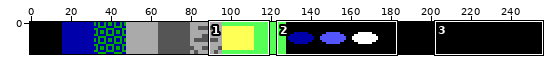
Edited in one commit: pixel-art file (assets/tileset.aseprite). The picture above shows the old version from afar; the outline marks the close-up.
Close-up. Before the edit:
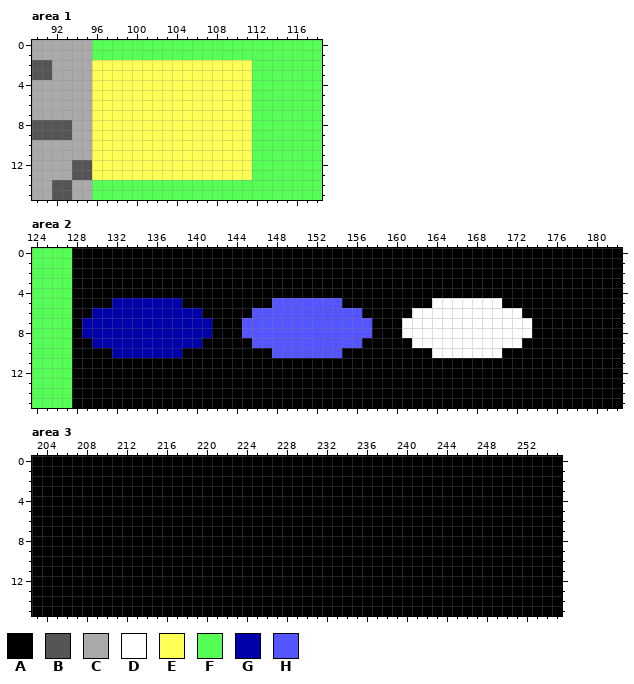
256x16 pixels, 1 frame. Shown: area 1: x 90..118, y 0..15; area 2: x 124..182, y 0..15; area 3: x 203..255, y 0..15.
Palette (. is transparent): A #000000  B #555555  C #aaaaaa  D #ffffff  E #ffff55  F #55ff55  G #0000aa  H #5555ff
Pixels before, area 1, first column x 90:
 0 CCCCCCFFFFFFFFFFFFFFFFFFFFFFF
 1 CCCCCCFFFFFFFFFFFFFFFFFFFFFFF
 2 BBCCCCEEEEEEEEEEEEEEEEFFFFFFF
 3 BBCCCCEEEEEEEEEEEEEEEEFFFFFFF
 4 CCCCCCEEEEEEEEEEEEEEEEFFFFFFF
 5 CCCCCCEEEEEEEEEEEEEEEEFFFFFFF
 6 CCCCCCEEEEEEEEEEEEEEEEFFFFFFF
 7 CCCCCCEEEEEEEEEEEEEEEEFFFFFFF
 8 BBBBCCEEEEEEEEEEEEEEEEFFFFFFF
 9 BBBBCCEEEEEEEEEEEEEEEEFFFFFFF
10 CCCCCCEEEEEEEEEEEEEEEEFFFFFFF
11 CCCCCCEEEEEEEEEEEEEEEEFFFFFFF
12 CCCCBBEEEEEEEEEEEEEEEEFFFFFFF
13 CCCCBBEEEEEEEEEEEEEEEEFFFFFFF
14 CCBBCCFFFFFFFFFFFFFFFFFFFFFFF
15 CCBBCCFFFFFFFFFFFFFFFFFFFFFFF
Pixels before, area 2, first column x 124:
 0 FFFFAAAAAAAAAAAAAAAAAAAAAAAAAAAAAAAAAAAAAAAAAAAAAAAAAAAAAAA
 1 FFFFAAAAAAAAAAAAAAAAAAAAAAAAAAAAAAAAAAAAAAAAAAAAAAAAAAAAAAA
 2 FFFFAAAAAAAAAAAAAAAAAAAAAAAAAAAAAAAAAAAAAAAAAAAAAAAAAAAAAAA
 3 FFFFAAAAAAAAAAAAAAAAAAAAAAAAAAAAAAAAAAAAAAAAAAAAAAAAAAAAAAA
 4 FFFFAAAAAAAAAAAAAAAAAAAAAAAAAAAAAAAAAAAAAAAAAAAAAAAAAAAAAAA
 5 FFFFAAAAGGGGGGGAAAAAAAAAHHHHHHHAAAAAAAAADDDDDDDAAAAAAAAAAAA
 6 FFFFAAGGGGGGGGGGGAAAAAHHHHHHHHHHHAAAAADDDDDDDDDDDAAAAAAAAAA
 7 FFFFAGGGGGGGGGGGGGAAAHHHHHHHHHHHHHAAADDDDDDDDDDDDDAAAAAAAAA
 8 FFFFAGGGGGGGGGGGGGAAAHHHHHHHHHHHHHAAADDDDDDDDDDDDDAAAAAAAAA
 9 FFFFAAGGGGGGGGGGGAAAAAHHHHHHHHHHHAAAAADDDDDDDDDDDAAAAAAAAAA
10 FFFFAAAAGGGGGGGAAAAAAAAAHHHHHHHAAAAAAAAADDDDDDDAAAAAAAAAAAA
11 FFFFAAAAAAAAAAAAAAAAAAAAAAAAAAAAAAAAAAAAAAAAAAAAAAAAAAAAAAA
12 FFFFAAAAAAAAAAAAAAAAAAAAAAAAAAAAAAAAAAAAAAAAAAAAAAAAAAAAAAA
13 FFFFAAAAAAAAAAAAAAAAAAAAAAAAAAAAAAAAAAAAAAAAAAAAAAAAAAAAAAA
14 FFFFAAAAAAAAAAAAAAAAAAAAAAAAAAAAAAAAAAAAAAAAAAAAAAAAAAAAAAA
15 FFFFAAAAAAAAAAAAAAAAAAAAAAAAAAAAAAAAAAAAAAAAAAAAAAAAAAAAAAA
Pixels before, area 3, first column x 203:
 0 AAAAAAAAAAAAAAAAAAAAAAAAAAAAAAAAAAAAAAAAAAAAAAAAAAAAA
 1 AAAAAAAAAAAAAAAAAAAAAAAAAAAAAAAAAAAAAAAAAAAAAAAAAAAAA
 2 AAAAAAAAAAAAAAAAAAAAAAAAAAAAAAAAAAAAAAAAAAAAAAAAAAAAA
 3 AAAAAAAAAAAAAAAAAAAAAAAAAAAAAAAAAAAAAAAAAAAAAAAAAAAAA
 4 AAAAAAAAAAAAAAAAAAAAAAAAAAAAAAAAAAAAAAAAAAAAAAAAAAAAA
 5 AAAAAAAAAAAAAAAAAAAAAAAAAAAAAAAAAAAAAAAAAAAAAAAAAAAAA
 6 AAAAAAAAAAAAAAAAAAAAAAAAAAAAAAAAAAAAAAAAAAAAAAAAAAAAA
 7 AAAAAAAAAAAAAAAAAAAAAAAAAAAAAAAAAAAAAAAAAAAAAAAAAAAAA
 8 AAAAAAAAAAAAAAAAAAAAAAAAAAAAAAAAAAAAAAAAAAAAAAAAAAAAA
 9 AAAAAAAAAAAAAAAAAAAAAAAAAAAAAAAAAAAAAAAAAAAAAAAAAAAAA
10 AAAAAAAAAAAAAAAAAAAAAAAAAAAAAAAAAAAAAAAAAAAAAAAAAAAAA
11 AAAAAAAAAAAAAAAAAAAAAAAAAAAAAAAAAAAAAAAAAAAAAAAAAAAAA
12 AAAAAAAAAAAAAAAAAAAAAAAAAAAAAAAAAAAAAAAAAAAAAAAAAAAAA
13 AAAAAAAAAAAAAAAAAAAAAAAAAAAAAAAAAAAAAAAAAAAAAAAAAAAAA
14 AAAAAAAAAAAAAAAAAAAAAAAAAAAAAAAAAAAAAAAAAAAAAAAAAAAAA
15 AAAAAAAAAAAAAAAAAAAAAAAAAAAAAAAAAAAAAAAAAAAAAAAAAAAAA
And afterwards:
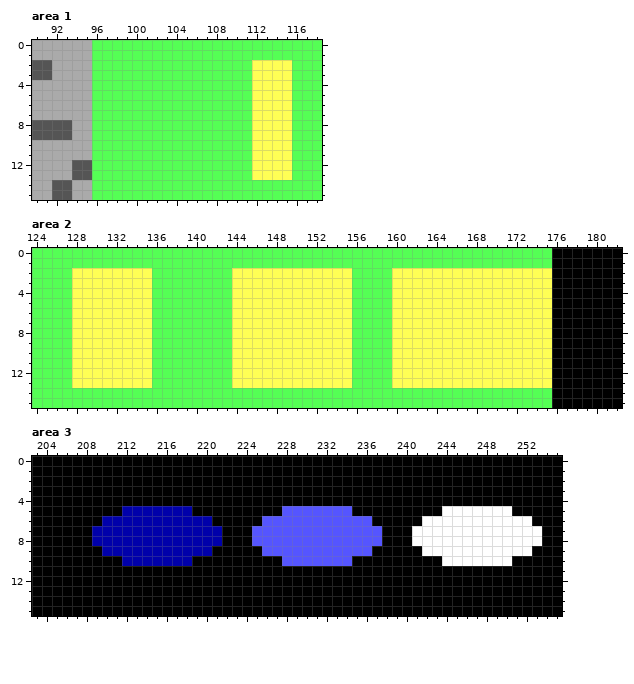
Difference:
Area 1:
Colour E replaces colour F in rows 2 to 13 at x 112 to 115.
Colour F replaces colour E in rows 2 to 13 at x 96 to 111.
Area 2:
Colour E replaces colour A in rows 2 to 4 at x 128 to 135, 144 to 155 and 160 to 175; in row 5 at x 128 to 131, 144 to 147, 155, 160 to 163 and 171 to 175; in row 6 at x 128 to 129, 144 to 145, 160 to 161 and 173 to 175; in rows 7 to 8 at x 128, 144, 160 and 174 to 175; in row 9 at x 128 to 129, 144 to 145, 160 to 161 and 173 to 175; in row 10 at x 128 to 131, 144 to 147, 155, 160 to 163 and 171 to 175.
Colour E replaces colour A in rows 11 to 13 at x 128 to 135, 144 to 155 and 160 to 175.
Colour E replaces colour D in row 5 at x 164 to 170; in row 6 at x 162 to 172; in rows 7 to 8 at x 161 to 173; in row 9 at x 162 to 172; in row 10 at x 164 to 170.
Colour E replaces colour G in row 5 at x 132 to 135; in row 6 at x 130 to 135; in rows 7 to 8 at x 129 to 135; in row 9 at x 130 to 135; in row 10 at x 132 to 135.
Colour E replaces colour H in row 5 at x 148 to 154; in row 6 at x 146 to 155; in rows 7 to 8 at x 145 to 155; in row 9 at x 146 to 155; in row 10 at x 148 to 154.
Colour F replaces colour A in rows 0 to 1 at x 128 to 175; in rows 2 to 4 at x 136 to 143 and 156 to 159; in row 5 at x 139 to 143 and 156 to 159; in row 6 at x 141 to 143 and 157 to 159; in rows 7 to 8 at x 142 to 143 and 158 to 159; in row 9 at x 141 to 143 and 157 to 159.
Colour F replaces colour A in row 10 at x 139 to 143 and 156 to 159; in rows 11 to 13 at x 136 to 143 and 156 to 159; in rows 14 to 15 at x 128 to 175.
Colour F replaces colour G in row 5 at x 136 to 138; in row 6 at x 136 to 140; in rows 7 to 8 at x 136 to 141; in row 9 at x 136 to 140; in row 10 at x 136 to 138.
Colour F replaces colour H in row 6 at x 156; in rows 7 to 8 at x 156 to 157; in row 9 at x 156.
Area 3:
Colour D replaces colour A in row 5 at x 244 to 250; in row 6 at x 242 to 252; in rows 7 to 8 at x 241 to 253; in row 9 at x 242 to 252; in row 10 at x 244 to 250.
Colour G replaces colour A in row 5 at x 212 to 218; in row 6 at x 210 to 220; in rows 7 to 8 at x 209 to 221; in row 9 at x 210 to 220; in row 10 at x 212 to 218.
Colour H replaces colour A in row 5 at x 228 to 234; in row 6 at x 226 to 236; in rows 7 to 8 at x 225 to 237; in row 9 at x 226 to 236; in row 10 at x 228 to 234.
Pixel boxes of the changes (left, top, right, bottom) in both close-ups:
changed: (92, 60, 292, 180)
changed: (72, 248, 552, 408)
changed: (92, 506, 542, 566)
